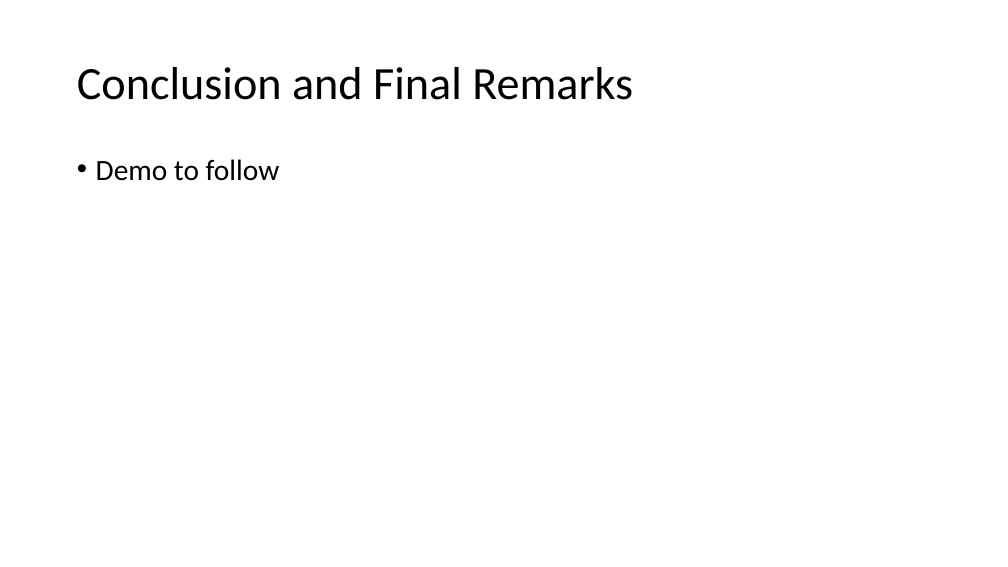
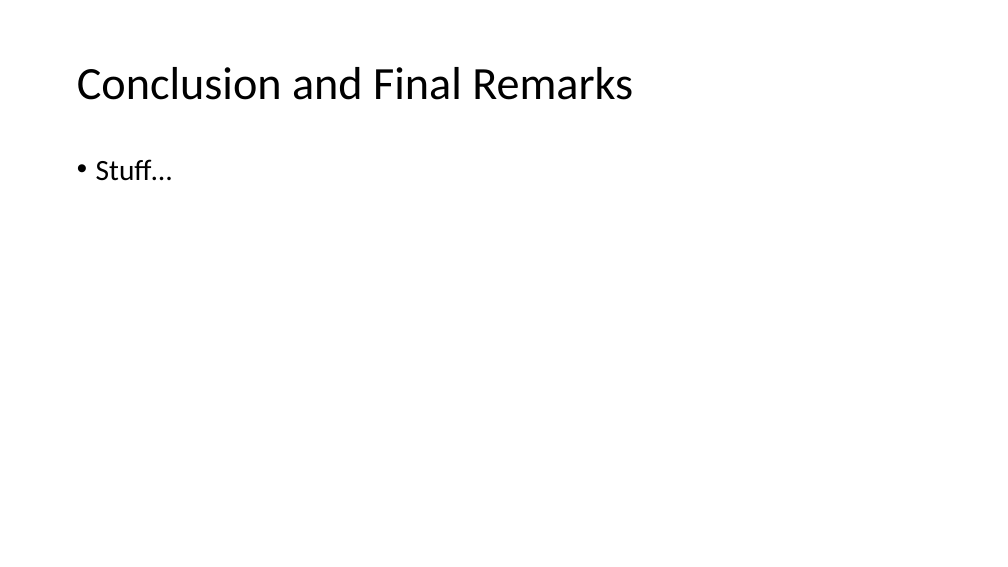
Before and after one commit to brb591/bumper-cars, a slide deck: slide 11 of Final-Presentation.pptx (slide 9 before the commit). Drawn at 1008x567 pixels with LibreOffice and Linux fonts; fonts in the diff are those of the drawing. Boxes give left, top, right and bottom in pixels: in the first picture for what was removed or moved away, otherwise in the second. Text is boxed around its words. In the diff, an @@ line names an element or a change of style, - is before the commit and + after.

```diff
--- a/Final-Presentation.pptx
+++ b/Final-Presentation.pptx
@@ text at (96, 159, 172, 181): text changed @@
-• Demo to follow
+• Stuff…
```
Also in this commit, not shown: 2 slides added, 5 other files.
